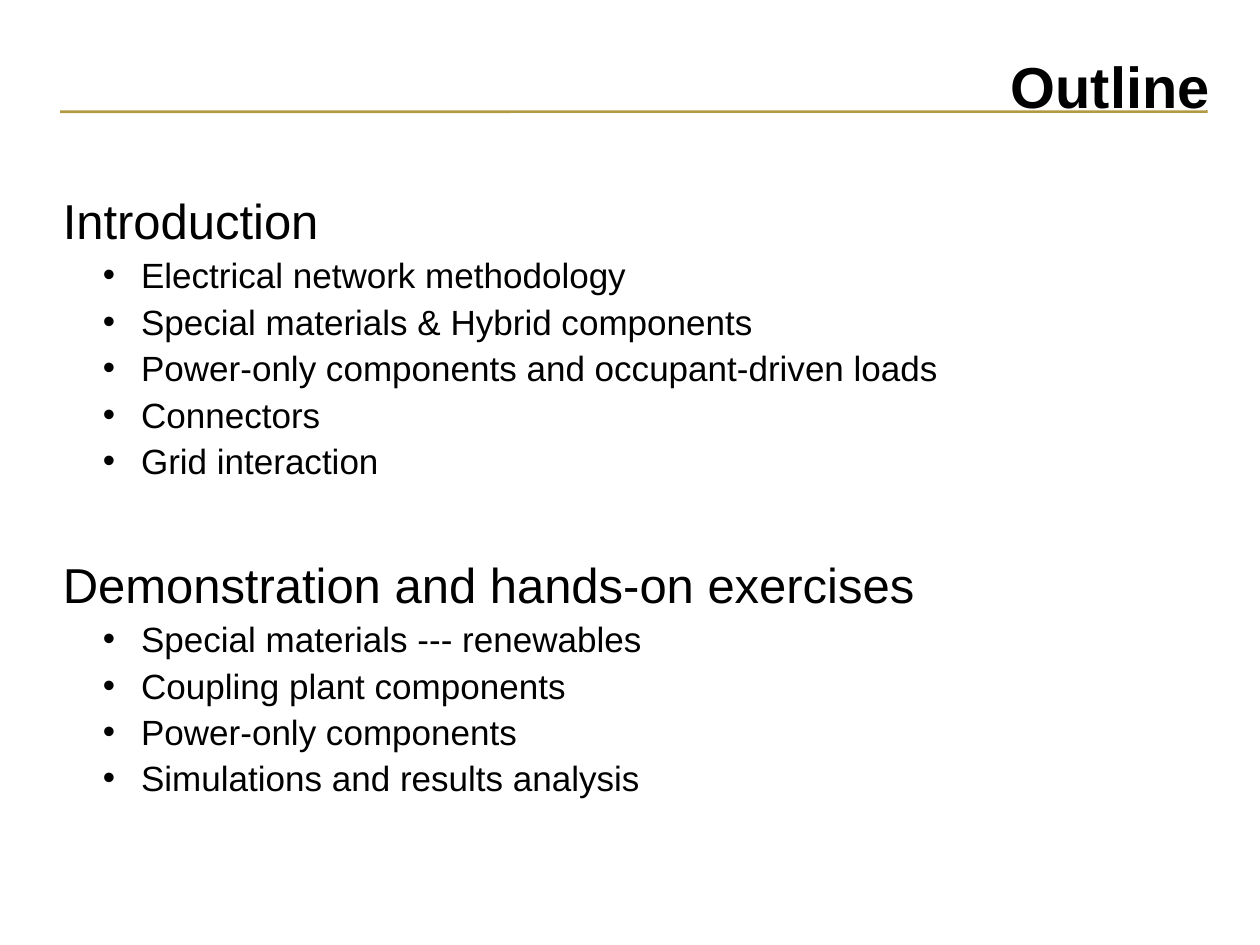
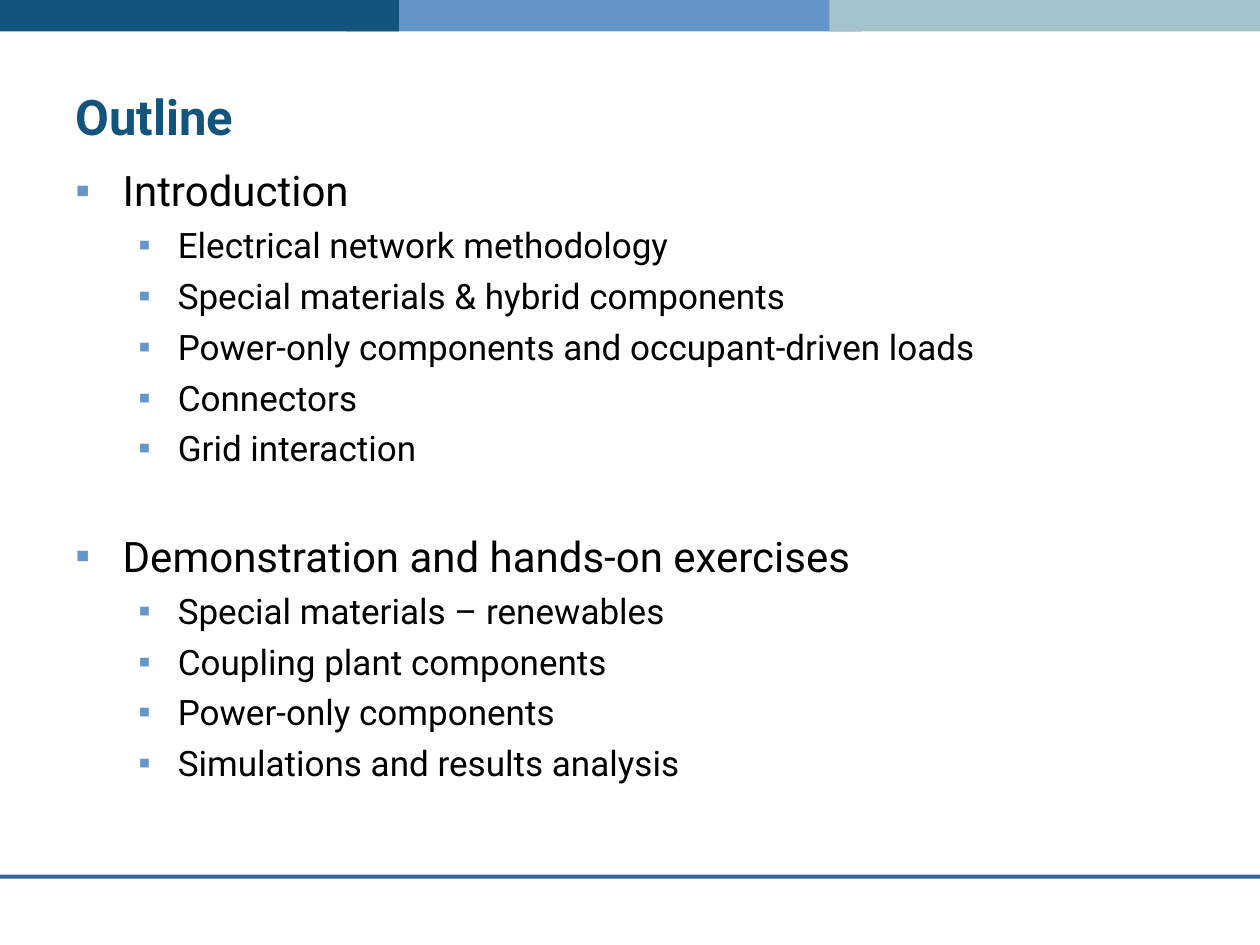
Before and after one commit to ESP-rCommunity/ESPrExtras, a slide deck: slide 3 of training/co-simulator_ESP-r/elec_network/electric_network.ppt. Drawn at 1260x945 pixels with LibreOffice and Linux fonts; fonts in the diff are those of the drawing; background and template pictures are left out. Boxes give left, top, right and bottom in pixels: in the first picture for what was removed or moved away, otherwise in the second. Text is boxed around its words. In the diff, an @@ line names an element or a change of style, - is before the commit and + after.

```diff
--- a/training/co-simulator_ESP-r/elec_network/electric_network.ppt
+++ b/training/co-simulator_ESP-r/elec_network/electric_network.ppt
@@ rectangle added at (0, 0, 399, 32), fill #12547C @@
@@ rectangle added at (346, 0, 861, 32), fill #6496C8 @@
@@ rectangle added at (829, 0, 1260, 32), fill #A5C3CD @@
@@ title "Outline": place and size @@
-title "Outline" at (1011, 66, 1210, 113)
+title "Outline" at (75, 98, 233, 136)
@@ title "Outline" at (75, 98, 233, 136): size 33 to 28 pt, font Arial to Roboto, text colour #000000 to #12547C; alignment right to left; line spacing 0.9 to 1 @@
@@ line removed from (1207, 112) to (60, 112) @@
@@ text "Introduction": place and size @@
-text "Introduction" at (63, 203, 938, 798)
+text "Introduction" at (123, 174, 974, 784)
@@ text at (123, 174, 974, 784): size 28 to 24 pt in "Introduction", "Demonstration and hands-on exercises"; font Arial to Roboto in "Introduction", "Electrical network methodology", "Power-only components and occupant-driven loads", "Connectors" and 5 more places; bullet none to ▪; less space between paragraphs; bullet • to ▪; more space between paragraphs; bullet colour #000000 to #6496C8 @@
@@ text at (178, 282, 785, 317): text changed; font Arial to Roboto @@
-  • Special materials & Hybrid components
+  ▪ Special materials & hybrid components
@@ text at (178, 597, 664, 631): text changed; font Arial to Roboto @@
-  • Special materials --- renewables
+  ▪ Special materials – renewables
@@ line added from (1260, 877) to (0, 877), #336699 2.24 pt @@
```
Also in this commit, not shown: 13 other slides changed.
